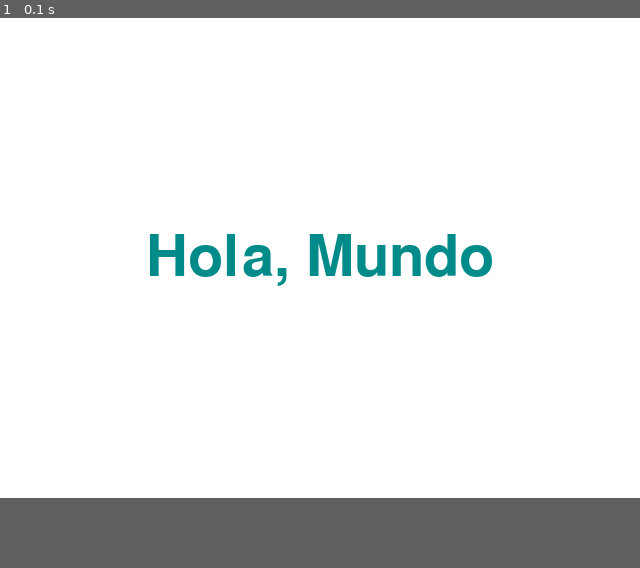
Above: before the commit, frame 1.
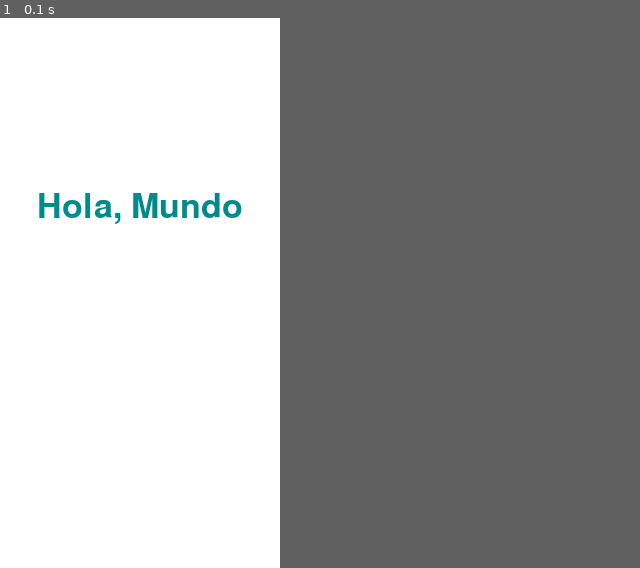
Above: after the commit, the same moment.

Repository: guillerminalatorre/Python-PyGame
Game: pygame game, started from src/tuto.py
Same seed, same stepped clock (60 frames per second), same inputs: the game is played once before the commit and once after it.
Inputs:
- Up to frame 1 (0.1 s): no input
In our replay, the window is 640x480 before the commit and 280x550 after it. These sizes can differ from the game's own. Grey fills any space a smaller window leaves; there, only what the larger window draws over its background counts as a difference.

The runs differ from the first frame. In frame 1, 2.6% of the frame differs, in the area x 6-77%, y 31-49%.

Commit message:
Tamaño de pantalla "smartphone"

Diff:
--- a/src/tuto.py
+++ b/src/tuto.py
@@ -2,12 +2,12 @@
 
 pygame.init()
 
-pantalla = pygame.display.set_mode((640, 480))
+pantalla = pygame.display.set_mode((280, 550))
 reloj = pygame.time.Clock()
 hecho = False
 
 
-font = pygame.font.SysFont("quando", 85)
+font = pygame.font.SysFont("quando", 50)
 pygame.display.set_caption("Harry Potter Quidditch")
 text = font.render("Hola, Mundo", True, (0, 139, 139))
 
@@ -19,7 +19,7 @@
             hecho = True
 
     pantalla.fill((255, 255, 255))
-    pantalla.blit(text,(320 - text.get_width() // 2, 240 - text.get_height() // 2))
+    pantalla.blit(text,((280 - text.get_width()) // 2, (550 - text.get_height()) // 3))
 
     pygame.display.flip()
     reloj.tick(60)
